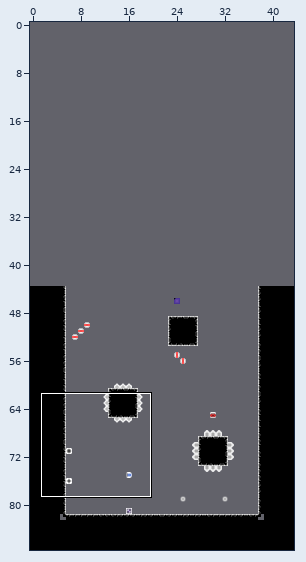
Two states of a Tiled map, maps_data/levels/1.tmx. The picture above shows the old version from afar; the outline marks the close-up.
Close-up. First the earlier version:
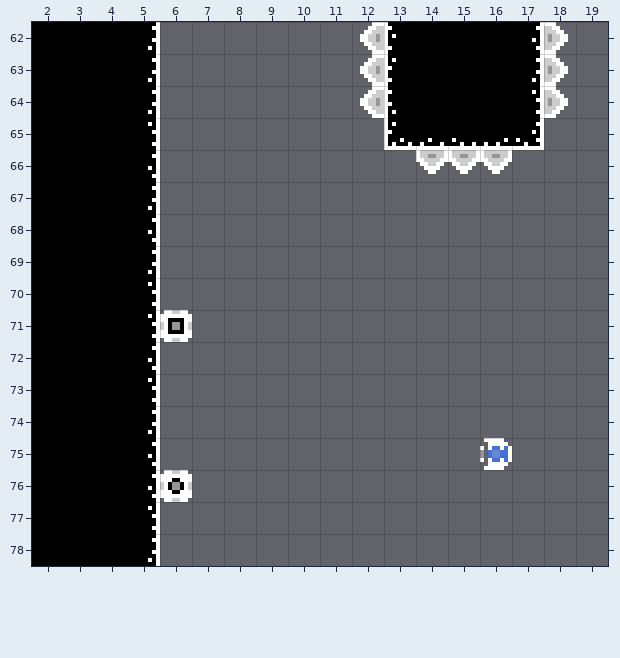
Cells are 16x16 px. Shown: x 2..19, y 62..78. The commit also changed other parts of the map, which this record leaves out. The old version is drawn lined up with the new one.
Now the later version:
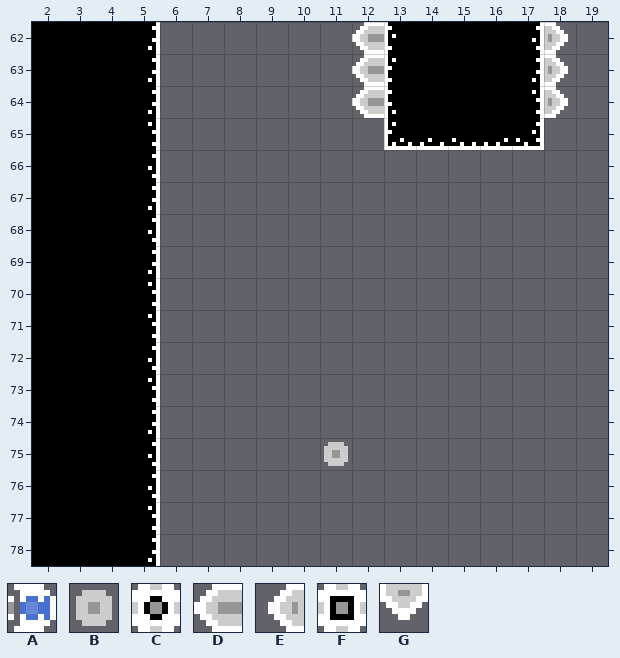
Key: from "spawn_tiles": A 2, B 4; from "spikes_spawn": C 7, D 8, E 11, F 15, G 20.
_ is an empty cell.
The exact change:
map size 44x44 -> 44x88 cells (old content now starts at 0,44; both pictures use the new coordinates)
Layer "spikes":
Tile E gives way to tile D in rows 62 to 64 at x 12.
The edit erases tile C in row 76 at x 6.
The edit erases tile F in row 71 at x 6.
The edit erases tile G in row 66 at x 14 to 16.
Layer "spawns":
The edit adds tile B in row 75 at x 11.
The edit erases tile A in row 75 at x 16.
Pixel boxes of the changes (left, top, right, bottom) in both close-ups:
changed: (352, 22, 384, 118)
removed: (416, 150, 512, 174)
removed: (160, 310, 192, 342)
added: (324, 442, 348, 466)
removed: (480, 438, 512, 470)
removed: (160, 470, 192, 502)
